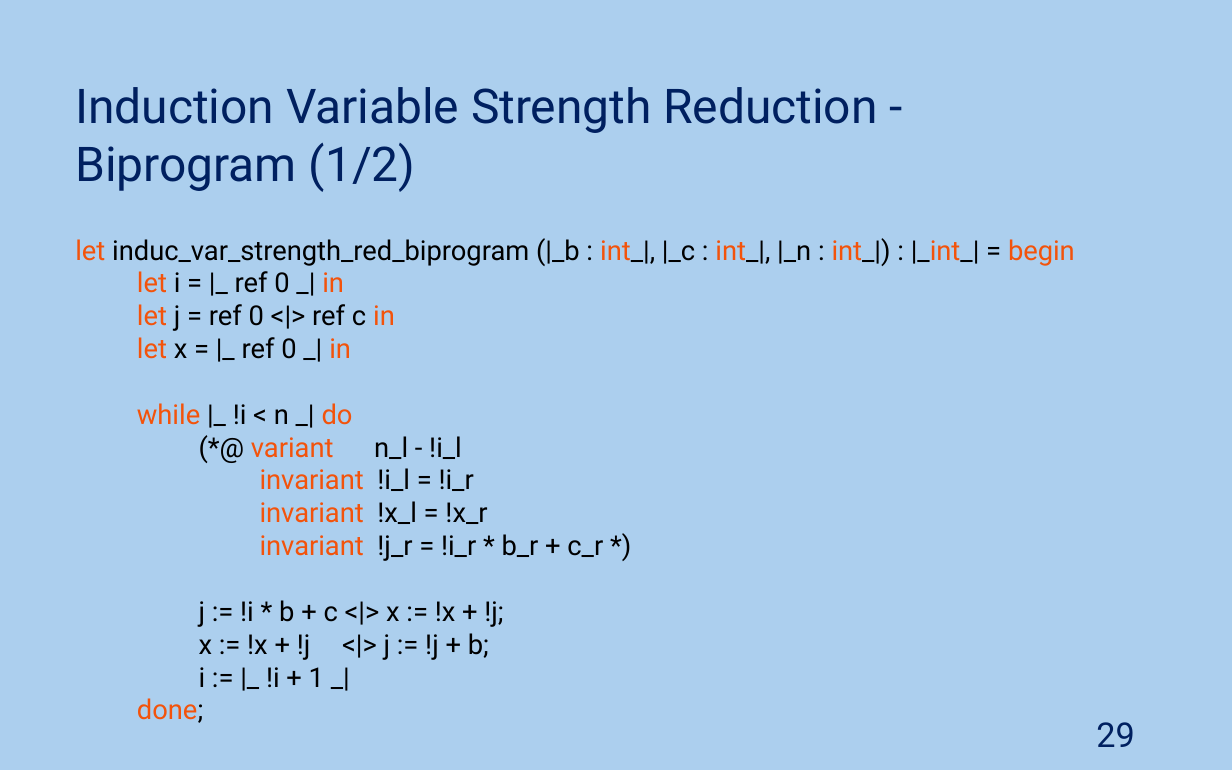
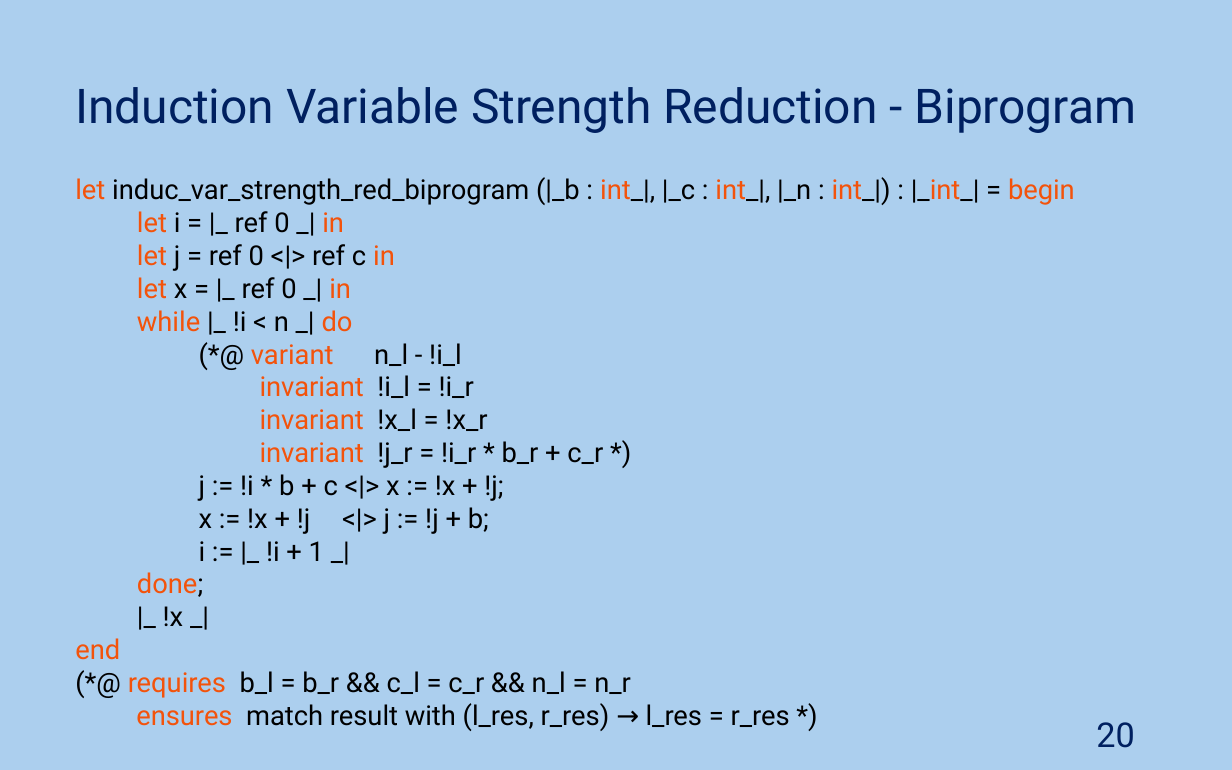
Before and after one commit to JoaoNini75/MasterThesis, a slide deck: slide 20 of tese/presentation/Ap Tese.pptx (slide 29 before the commit). Drawn at 1232x770 pixels with LibreOffice and Linux fonts; fonts in the diff are those of the drawing. Boxes give left, top, right and bottom in pixels: in the first picture for what was removed or moved away, otherwise in the second. Text is boxed around its words. In the diff, an @@ line names an element or a change of style, - is before the commit and + after.

```diff
--- a/tese/presentation/Ap Tese.pptx
+++ b/tese/presentation/Ap Tese.pptx
@@ text at bbox=[75, 87, 1137, 133]: text changed @@
-Induction Variable Strength Reduction -
-Biprogram (1/2)
+Induction Variable Strength Reduction - Biprogram
@@ text "let induc_var_strength_red_biprogram (|_b : int_|, ...": place and size @@
-text "let induc_var_strength_red_biprogram (|_b : int_|, ..." at bbox=[75, 238, 1075, 723]
+text "let induc_var_strength_red_biprogram (|_b : int_|, ..." at bbox=[75, 177, 1075, 731]
@@ text at bbox=[75, 606, 790, 731]: paragraphs added @@
+|_ !x _|
+end
+(*@ requires b_l = b_r && c_l = c_r && n_l = n_r
+ensures match result with (l_res, r_res) → l_res = r_res *)
@@ page number at bbox=[1096, 722, 1134, 748]: text changed @@
-29
+20
```
Also in this commit, not shown: 3 other slides changed, 4 slides added, 13 slides removed.
